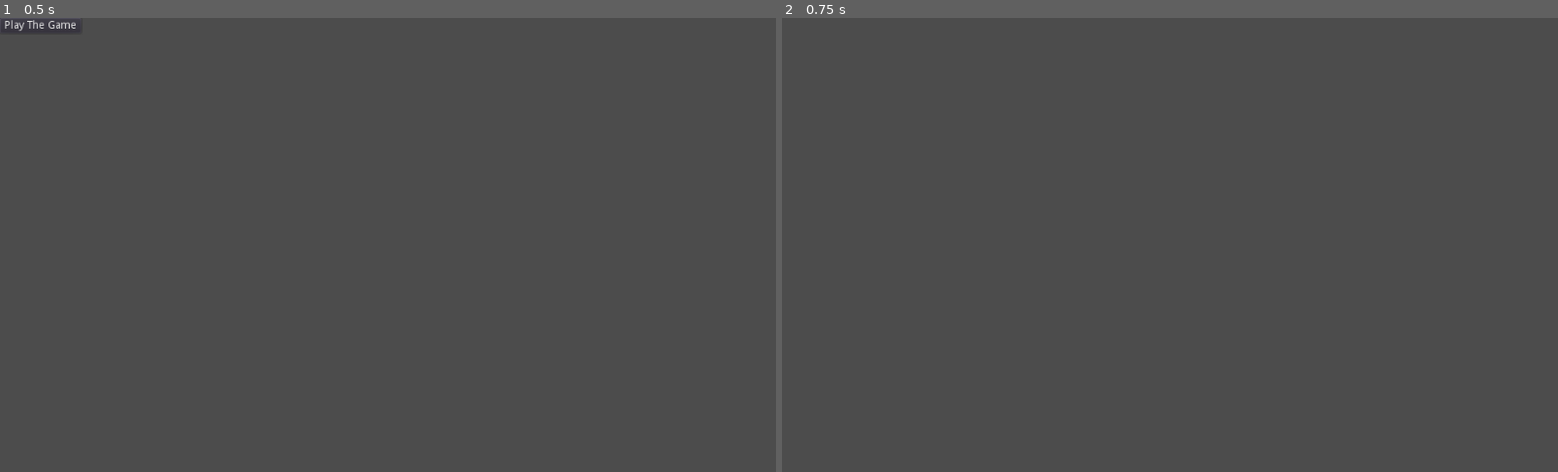
Above: before the commit, frames 1-2 (left to right).
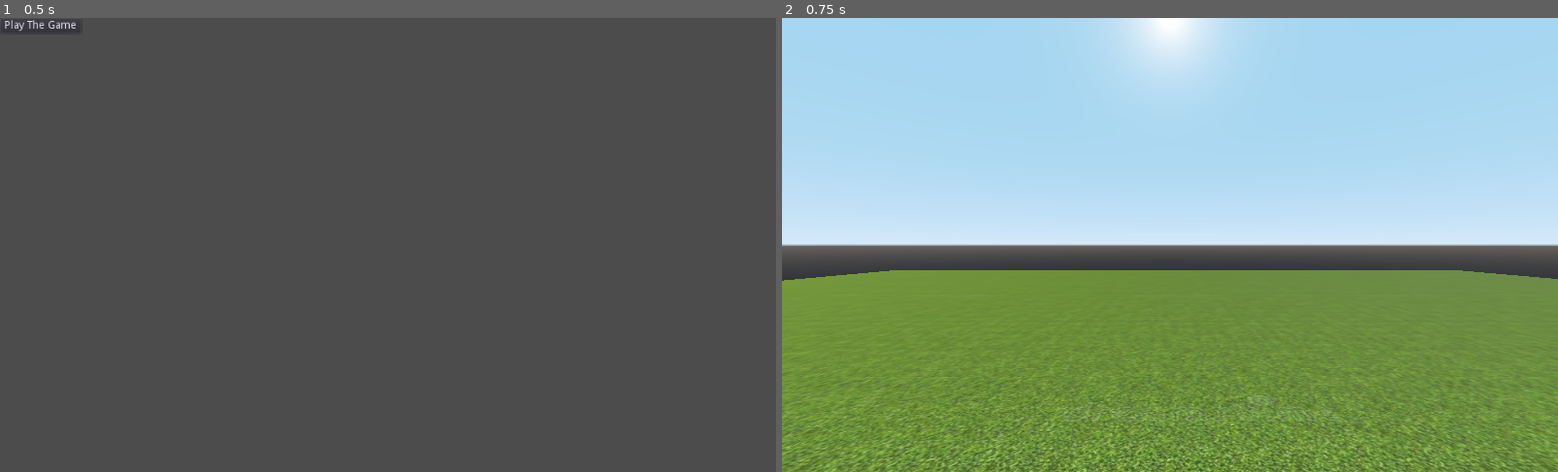
Above: after the commit, the same moments.

Repository: RyanCather/DoomClone2022
Game: Godot game, scene res://Main Menu.tscn
Two runs of this game, one before a commit and one after it. Both use one fixed random seed, a clock stepped at 60 frames per second and the inputs below.
Inputs:
- Up to frame 1 (0.5 s): no input
- Up to frame 2 (0.75 s): click "Play The Game" at 0.5 s

Frame 1 is identical in both runs. In frame 2, 95% of the frame differs, in the area x 0-100%, y 0-100%.

Commit message:
level update

Diff:
--- a/Doom.tscn
+++ b/Doom.tscn
@@ -1,11 +1,14 @@
-[gd_scene load_steps=5 format=2]
+[gd_scene load_steps=6 format=2]
 
 [ext_resource path="res://Textures/grass.jpeg" type="Texture" id=1]
+[ext_resource path="res://Player.tscn" type="PackedScene" id=2]
 
 [sub_resource type="PlaneMesh" id=1]
+size = Vector2( 20, 20 )
 
 [sub_resource type="SpatialMaterial" id=3]
 albedo_texture = ExtResource( 1 )
+uv1_scale = Vector3( 5, 5, 1 )
 
 [sub_resource type="ConcavePolygonShape" id=2]
 data = PoolVector3Array( 1, 0, 1, -1, 0, 1, 1, 0, -1, -1, 0, 1, -1, 0, -1, 1, 0, -1 )
@@ -13,6 +16,7 @@
 [node name="Doom" type="Spatial"]
 
 [node name="Floor" type="MeshInstance" parent="."]
+transform = Transform( 1, 0, 0, 0, 1, 0, 0, 0, 1, -0.00539303, -0.00317454, 0.00250506 )
 mesh = SubResource( 1 )
 material/0 = SubResource( 3 )
 
@@ -24,3 +28,6 @@
 [node name="DirectionalLight" type="DirectionalLight" parent="."]
 transform = Transform( 0.707107, 0.353553, 0.612373, 0, -0.866026, 0.5, 0.707107, -0.353553, -0.612373, 0, 0, 0 )
 shadow_enabled = true
+
+[node name="Player" parent="." instance=ExtResource( 2 )]
+transform = Transform( 1, 0, 0, 0, 1, 0, 0, 0, 1, -0.219089, 0.14397, 1.74499 )
